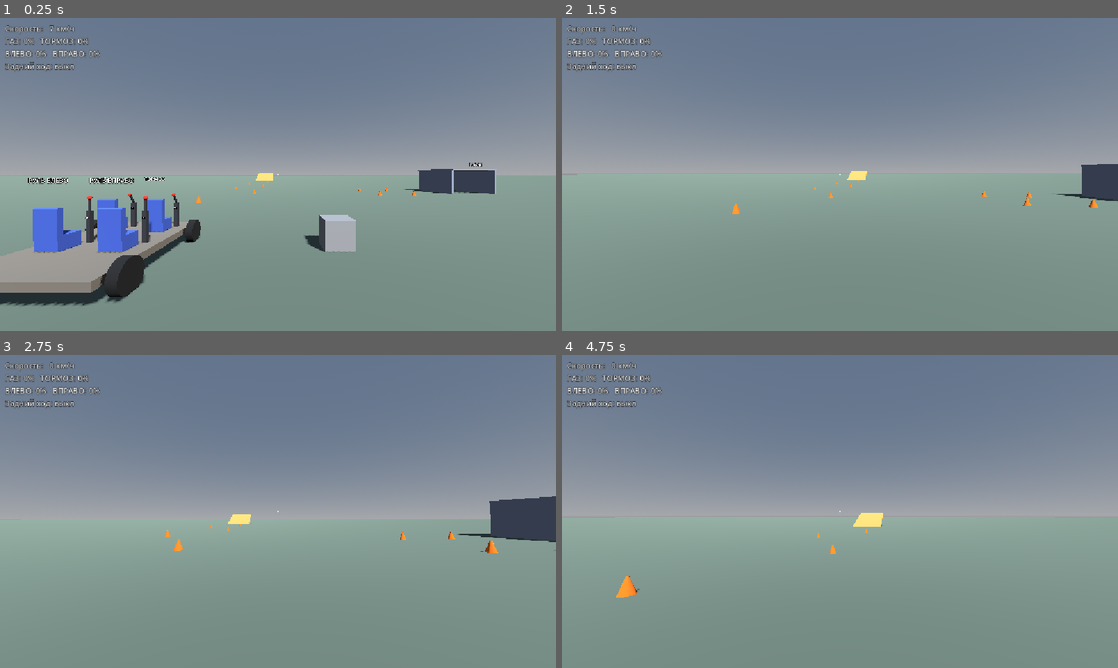
Above: before the commit, frames 1-4 (two rows, left to right).
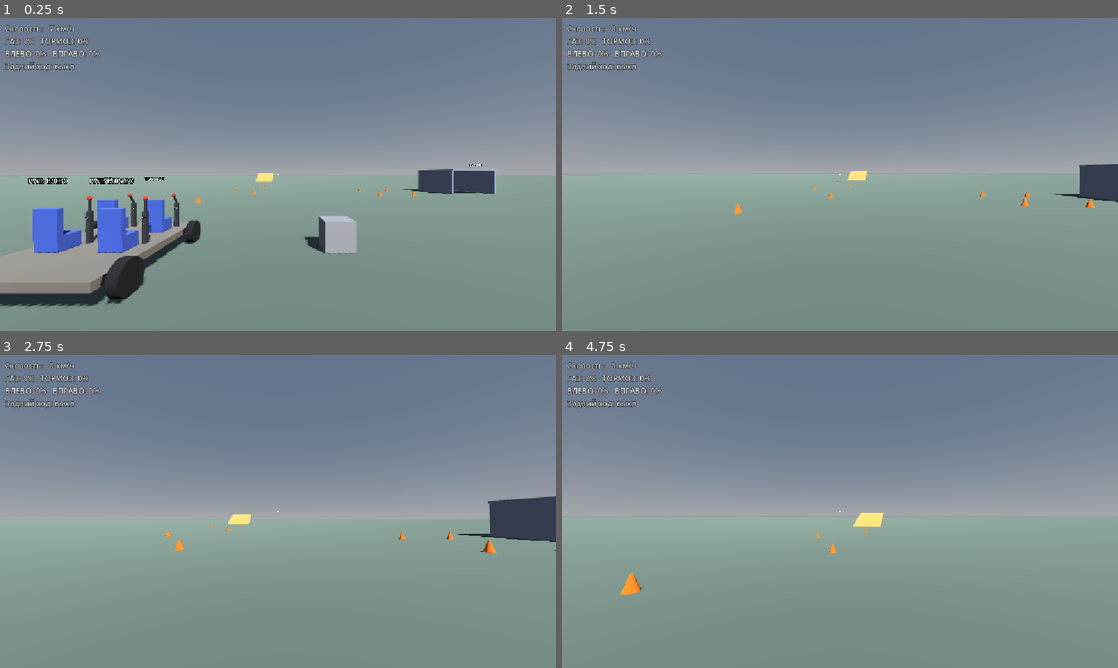
Above: after the commit, the same moments.

Repository: Sparrow-Ran/autobrigade
Game: Godot game, scene res://scenes/levels/test_level.tscn
Same seed, same stepped clock (60 frames per second), same inputs: the game is played once before the commit and once after it. This scene is started directly instead of the project's main scene.
Inputs (mouse positions are in pixels of both pictures, inside the frame that each line leads up to):
- Up to frame 1 (0.25 s): no input
- Up to frame 2 (1.5 s): move the mouse to (867, 174) at 0.52 s; hold H (horn) 0.53-1.28 s; hold W (move_forward) from 0.53 s (still down); click (867, 174) at 0.67 s; tap Space (jump) at 0.77 s; move the mouse to (812, 174) at 1.27 s; tap E (interact) at 1.35 s
- Up to frame 3 (2.75 s): keep holding W (move_forward); tap Space (jump) at 1.52 s; move the mouse to (289, 505) at 2.02 s; hold H (horn) from 2.03 s (still down)
- Up to frame 4 (4.75 s): keep holding W (move_forward); move the mouse to (834, 517) at 2.77 s; release H (horn) at 2.78 s; tap E (interact) at 2.85, 4.35 s; click (834, 517) at 2.92 s; tap Space (jump) at 3.02, 3.77, 4.52 s; move the mouse to (878, 514) at 3.52 s; hold H (horn) 3.53-4.28 s; move the mouse to (795, 508) at 4.27 s

The runs differ from the first frame. In frame 1, 1.2% of the frame differs, in the area x 0-90%, y 46-93%; in frame 2, 0.3%; in frame 3, 0.2%; in frame 4, 0.2%.

Commit message:
Enable physics interpolation, explicit AA settings
- physics_interpolation=true + jitter_fix=0: smooth motion on high-Hz
  displays (60 Hz physics stepping read as motion smear at 200 Hz)
- reset_physics_interpolation() on every manual teleport (sit, stand,
  van flip) so they don't smear across the screen
- 4x MSAA; user render tweaks (full-size SSAO/SSIL, no roughness limiter)

Co-Authored-By: Claude Fable 5 <noreply@anthropic.com>

Diff:
--- a/project.godot
+++ b/project.godot
@@ -80,7 +80,13 @@
 [physics]
 
 3d/physics_engine="Jolt Physics"
+common/physics_interpolation=true
+common/physics_jitter_fix=0.0
 
 [rendering]
 
 rendering_device/driver.windows="d3d12"
+environment/ssao/half_size=false
+environment/ssil/half_size=false
+anti_aliasing/quality/msaa_3d=2
+anti_aliasing/screen_space_roughness_limiter/enabled=false
--- a/scenes/player/player.gd
+++ b/scenes/player/player.gd
@@ -266,6 +266,7 @@
 	_van_frame_velocity = Vector3.ZERO
 	on_van = false
 	global_transform = seat.sit_point.global_transform
+	reset_physics_interpolation()
 
 
 ## Called by the seat on EVERY peer when synced occupancy says this player stood up.
@@ -273,6 +274,7 @@
 	current_seat = null
 	_kb_brake_held = false
 	global_transform = exit_transform
+	reset_physics_interpolation()
 	if is_multiplayer_authority():
 		player_camera.current = true
 
--- a/scenes/player/player.tscn
+++ b/scenes/player/player.tscn
@@ -60,12 +60,12 @@
 [node name="Camera3D" type="Camera3D" parent="CameraPivot" unique_id=493004021]
 transform = Transform3D(1, 0, -1.748456e-07, 0, 1, 0, 1.748456e-07, 0, 1, 0, 0, 0)
 
-[node name="NameLabel" type="Label3D" parent="."]
+[node name="NameLabel" type="Label3D" parent="." unique_id=1349134485]
 transform = Transform3D(1, 0, 0, 0, 1, 0, 0, 0, 1, 0, 2.1, 0)
 pixel_size = 0.004
 billboard = 1
 text = "Игрок"
 font_size = 28
 
-[node name="Sync" type="MultiplayerSynchronizer" parent="."]
+[node name="Sync" type="MultiplayerSynchronizer" parent="." unique_id=1943374211]
 replication_config = SubResource("SceneReplicationConfig_1")
--- a/scenes/van/van.gd
+++ b/scenes/van/van.gd
@@ -88,6 +88,8 @@
 	# Keep the heading, drop roll and pitch, lift a bit so wheels settle cleanly.
 	rotation = Vector3(0.0, rotation.y, 0.0)
 	position.y += 1.5
+	# Teleport: don't let physics interpolation smear it across the screen.
+	reset_physics_interpolation()
 
 
 @rpc("any_peer", "call_local", "reliable")
Not shown, added: export_presets.cfg
Not shown, added: GodotProject.pck
